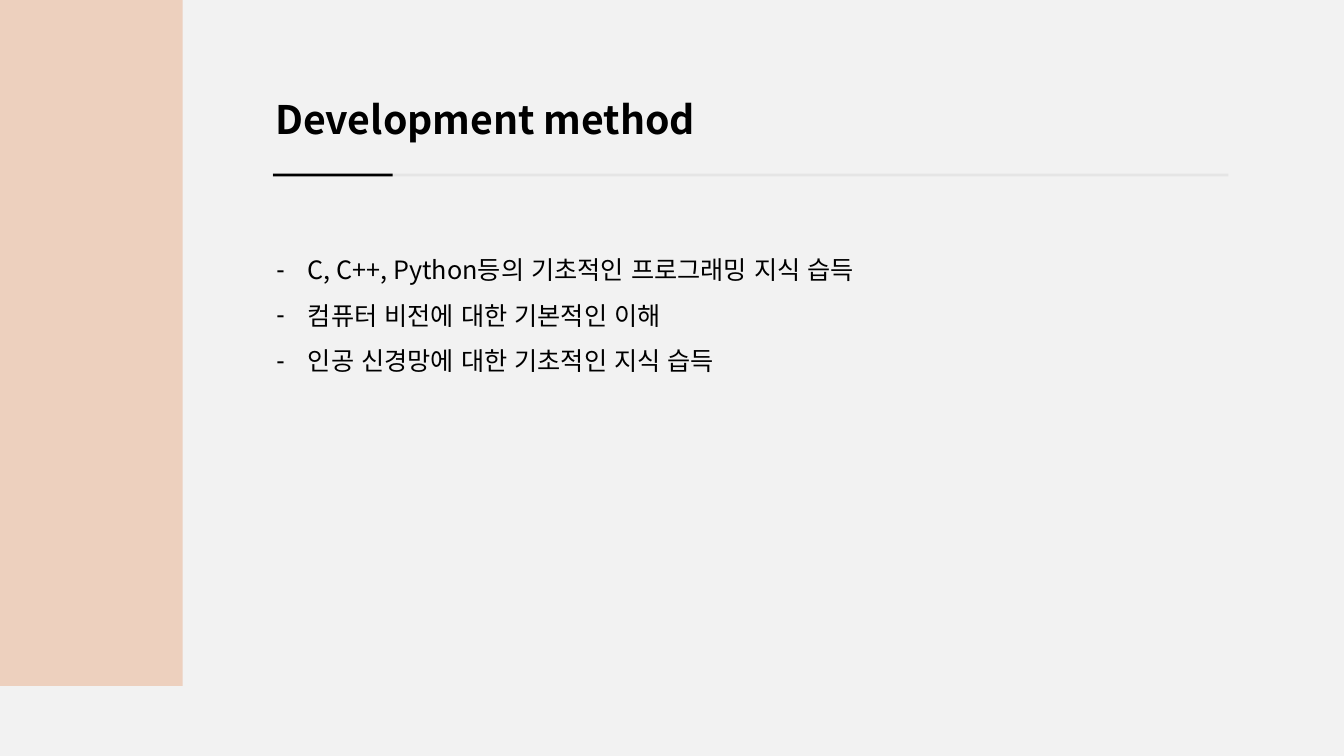
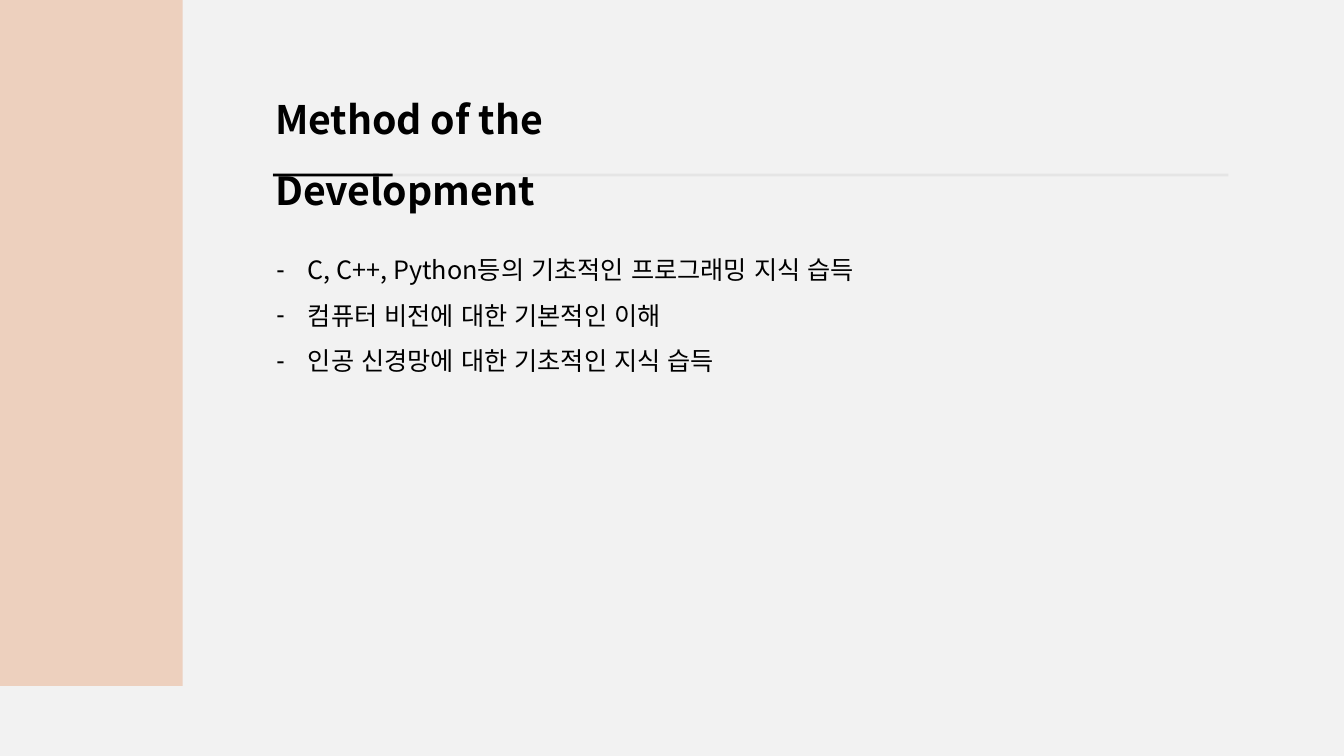
Before and after one commit to jsotouto/ICARUS, a slide deck: slide 26 of ICARUS 최종(일껄).pptx (slide 21 before the commit). Drawn at 1344x756 pixels with LibreOffice and Linux fonts; fonts in the diff are those of the drawing. Boxes give left, top, right and bottom in pixels: in the first picture for what was removed or moved away, otherwise in the second. Text is boxed around its words. In the diff, an @@ line names an element or a change of style, - is before the commit and + after.

```diff
--- a/ICARUS 최종(일껄).pptx
+++ b/ICARUS 최종(일껄).pptx
@@ text at <box>275,102,543,214</box>: text changed @@
-Development method
+Method of the Development
```
Also in this commit, not shown: 1 slide added.
